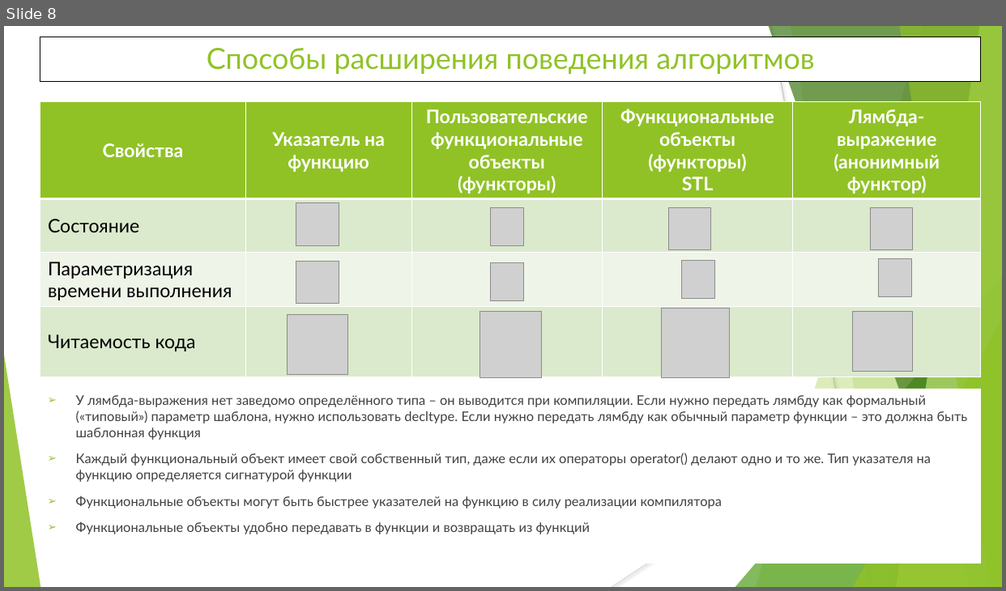
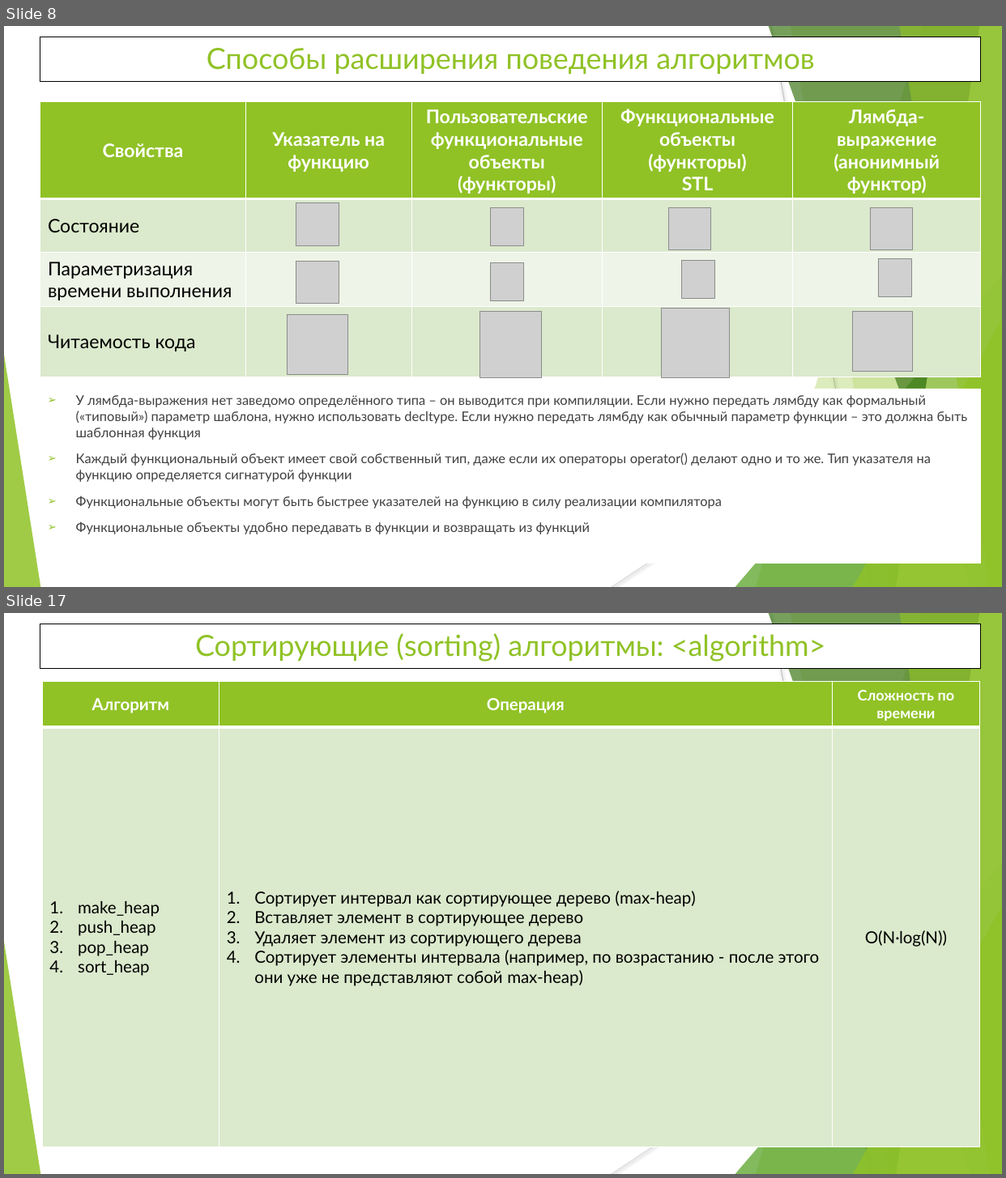
Before and after one commit to WhiteCatStudies/lectures, a slide deck: lecture6/lecture6.pptx. Shown one above the other, each under a label of ours: slide 8 before the commit, slides 8 and 17 after it; the slides between them are not shown. The pictures are 1006x591 and 1006x1178 pixels, drawn with LibreOffice and Linux fonts; fonts in the diff are those of the drawing; grey boxes stand for pictures. Boxes give left, top, right and bottom in pixels: in the first picture for what was removed or moved away, otherwise in the second. Text is boxed around its words. In the diff, an @@ line names an element or a change of style, - is before the commit and + after.

Commit message:
lecture6: some algorithms, shared_ptr and unique_ptr

```diff
--- a/lecture6/lecture6.pptx
+++ b/lecture6/lecture6.pptx
@@ slide 17 added at (4,613,1002,1174), background #FFFFFF; not listed: 10 template elements that a slide beside it also shows @@
@@ rectangle added at (40,624,981,668), fill #FFFFFF, outline #000000 0.75 pt, 28 pt, text #90C226 @@
+Сортирующие (sorting) алгоритмы: <algorithm>
@@ table added at (42,682,979,1148), 2 rows, 3 columns @@
+Алгоритм | Операция | Сложность по времени
+make_heap / push_heap / pop_heap / sort_heap | Сортирует интервал как сортирующее дерево (max-heap) / Вставляет элемент в сортирующее дерево / Удаляет элемент из сортирующего дерева / Сортирует элементы интервала (например, по возрастанию - после этого они уже не представляют собой max-heap) | O(N·log(N))
```
Also in this commit, not shown: 3 slides changed, 10 other slides added, 10 other files.
